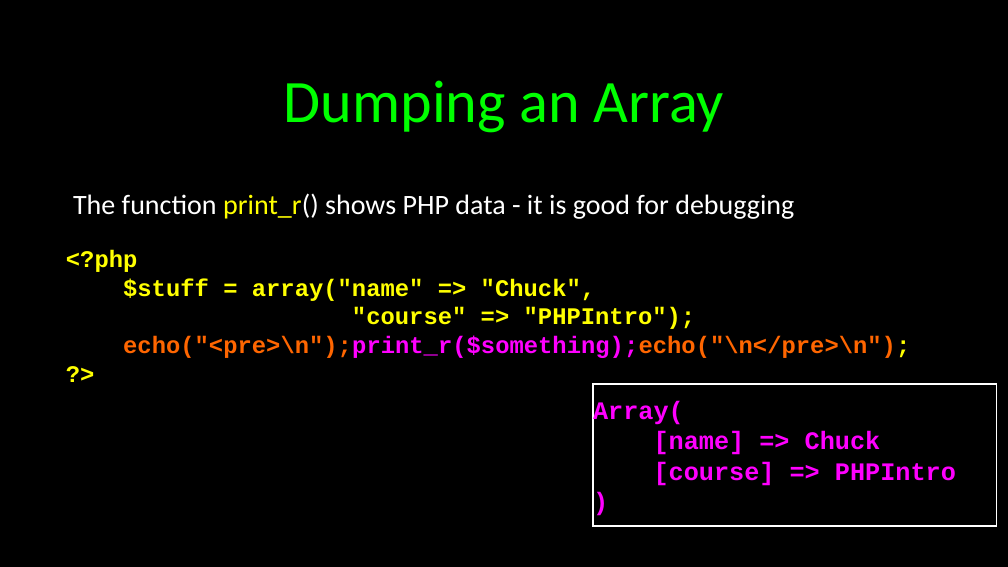
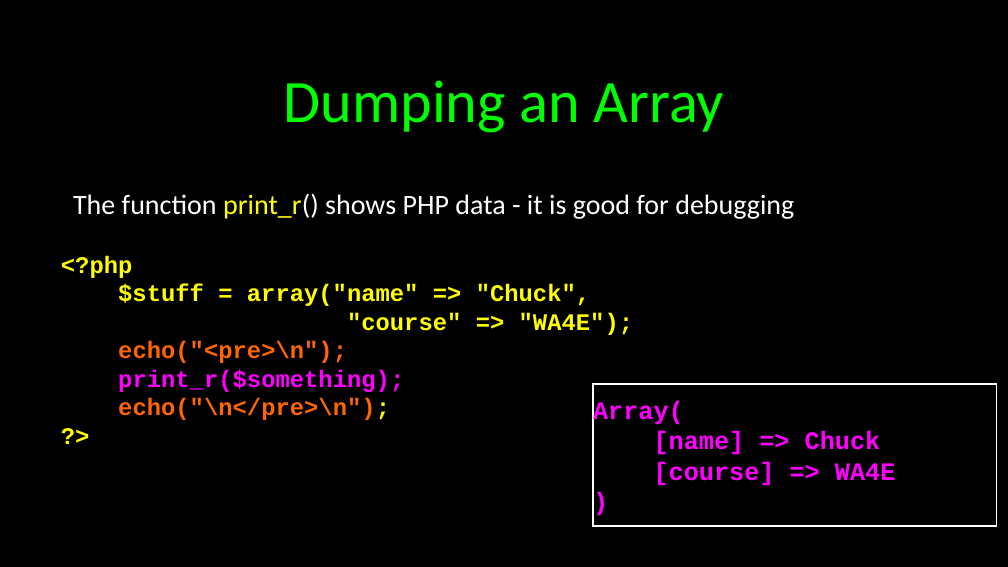
Before and after one commit to csev/wa4e, a slide deck: slide 6 of lectures/PHP-03-Arrays.ppt. Drawn at 1008x567 pixels with LibreOffice and Linux fonts; fonts in the diff are those of the drawing. Boxes give left, top, right and bottom in pixels: in the first picture for what was removed or moved away, otherwise in the second. Text is boxed around its words. In the diff, an @@ line names an element or a change of style, - is before the commit and + after.

```diff
--- a/lectures/PHP-03-Arrays.ppt
+++ b/lectures/PHP-03-Arrays.ppt
@@ text at [118,312,633,420]: text changed @@
-"course" => "PHPIntro");
-echo("<pre>\n");print_r($something);echo("\n</pre>\n");
+"course" => "WA4E");
+echo("<pre>\n");
+print_r($something);
+echo("\n</pre>\n");
@@ text in rectangle at [654,461,896,486]: text changed @@
-[course] => PHPIntro
+[course] => WA4E
```
Also in this commit, not shown: 19 other slides changed, 3 slides added, 9 slides removed, 7 other files.
